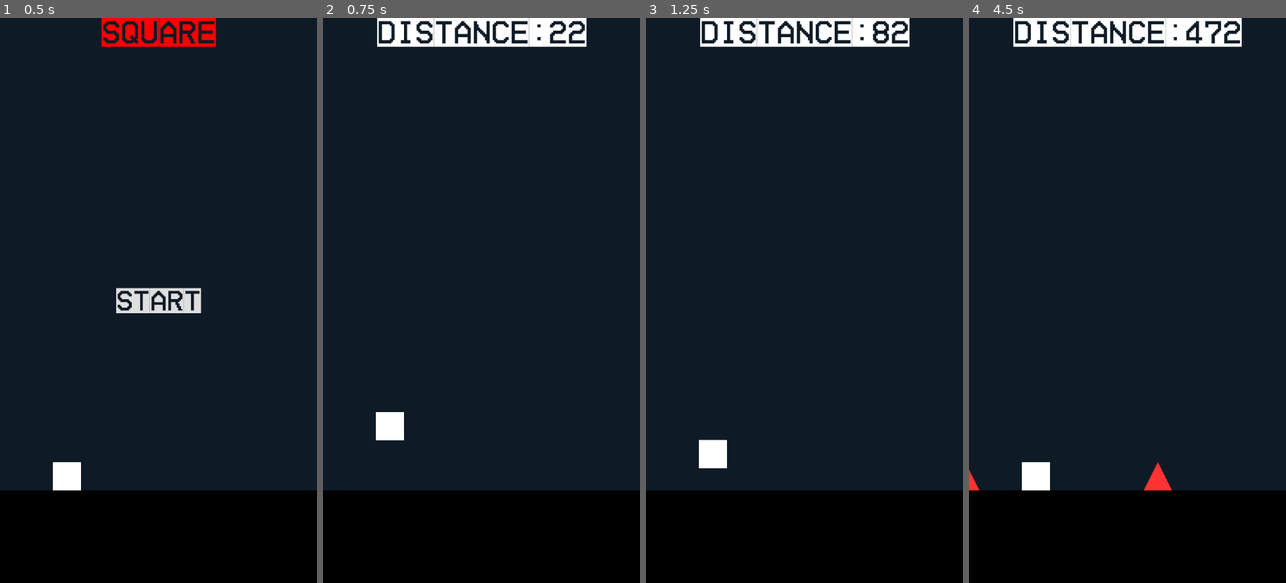
Above: before the commit, frames 1-4 (left to right).
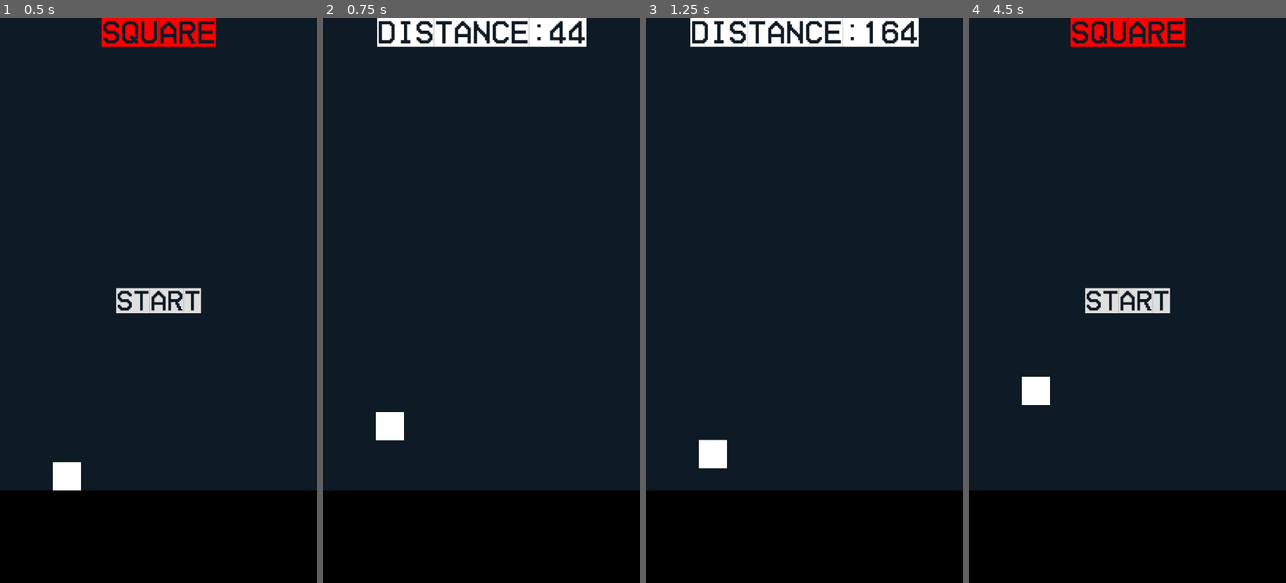
Above: after the commit, the same moments.

Repository: kelvin-kn/cheche
Game: Godot game, scene res://scenes/main.tscn
Same seed, same stepped clock (60 frames per second), same inputs: the game is played once before the commit and once after it.
Inputs (mouse positions are in pixels of both pictures, inside the frame that each line leads up to):
- Up to frame 1 (0.5 s): no input
- Up to frame 2 (0.75 s): click "START" at 0.5 s
- Up to frame 3 (1.25 s): no input
- Up to frame 4 (4.5 s): tap Space (jump) at 1.35, 1.52, 1.82, 2.1, 2.27, 2.57, 2.85, 3.6, 3.77, 4.07 s; click (1127, 300) at 4.25 s, where only the run after the commit has a clickable "RESTART"

Frame 1 is identical in both runs. In frame 2, 0.3% of the frame differs, in the area x 71-83%, y 0-5%; in frame 3, 1.8%; in frame 4, 5.2%, in the area x 0-87%, y 0-84%.

Commit message:
spike distance randomized, double jump added.

Diff:
--- a/scripts/main.gd
+++ b/scripts/main.gd
@@ -1,14 +1,18 @@
 extends Node2D
 
 const SAFE_BOTTOM_MARGIN : int = 150
+const MIN_SPIKE_SPACING := 300.0
+const MAX_SPIKE_SPACING := 450.0
+
 
 enum GameState { READY, RUNNING, DEAD }
 var state: GameState = GameState.READY
 
-var distance : = 0
+var distance : int = 0
 var world_speed : float = 280.0  # must match spike speed
-var rate : float = 0.5
 
+var distance_since_last_spike : float = 0.0
+var target_spike_distance : float = 0.0
 @export var base_speed : float = 300.0
 @export var max_speed := 700.0
 @export var speed_increase_per_1000 := 50.0
@@ -23,6 +27,7 @@
 @onready var ground: StaticBody2D = $Ground
 @onready var ground_collision_shape: CollisionShape2D = $Ground/CollisionShape2D
 @onready var ground_height : float = ground_collision_shape.shape.size.y
+
 
 func _ready():
 	position_ground()
@@ -43,12 +48,26 @@
 	delta = min(delta, 0.05)
 
 	if state == GameState.RUNNING:
-		distance += world_speed * delta * rate
+		update_spikes(delta)
+		distance += world_speed * delta
 		world_speed += 1 * delta
 		score_label.text = "DISTANCE:" + str(int(distance))
 
 		for spike in spawner.get_children():
 			spike.position.x -= get_current_speed() * delta
+
+func update_spikes(delta):
+	var speed := get_current_speed()
+	distance_since_last_spike += speed * delta
+
+	# scale spacing slightly by speed to keep difficulty consistent
+	var spacing_min := MIN_SPIKE_SPACING * (base_speed / speed)
+	var spacing_max := MAX_SPIKE_SPACING * (base_speed / speed)
+
+	if distance_since_last_spike >= target_spike_distance:
+		spawner.spawn_spike()
+		distance_since_last_spike = 0.0
+		target_spike_distance = randf_range(spacing_min, spacing_max)
 
 func enter_ready():
 	state = GameState.READY
@@ -63,6 +82,8 @@
 	restart.visible = false
 	title_label.visible = true
 	score_label.hide()
+
+	target_spike_distance = randf_range(MIN_SPIKE_SPACING,MAX_SPIKE_SPACING)
 
 func enter_running():
 	state = GameState.RUNNING
--- a/scripts/player.gd
+++ b/scripts/player.gd
@@ -3,6 +3,8 @@
 const GRAVITY : float = 1800.0
 const JUMP_FORCE : float = -700.0
 const MAX_FALL_SPEED : float = 1200.0
+
+var jump_count : int = 0
 
 @onready var spawner: Node2D = $"../Spawner"
 
@@ -10,19 +12,22 @@
 	reset()
 
 func _physics_process(delta):
-	# Clamp delta to avoid tab-switch exploits
 	delta = min(delta, 0.05)
 
-	# Apply gravity
-	if not is_on_floor():
+	# Reset jumps when grounded
+	if is_on_floor():
+		jump_count = 0
+	else:
 		velocity.y += GRAVITY * delta
 		velocity.y = min(velocity.y, MAX_FALL_SPEED)
 
-	# Jump input (tap or key)
-	if Input.is_action_just_pressed("jump") and is_on_floor():
+	# Jump (tap or key)
+	if Input.is_action_just_pressed("jump") and jump_count < 2:
 		velocity.y = JUMP_FORCE
+		jump_count += 1
 
 	move_and_slide()
+
 
 func reset():
 	var viewport_height = get_viewport_rect().size.y
--- a/scripts/spawner.gd
+++ b/scripts/spawner.gd
@@ -18,10 +18,10 @@
 		return
 	delta = min(delta, 0.05)
 	timer += delta
-
-	if timer >= interval:
-		timer = 0
-		spawn_spike()
+#
+	#if timer >= interval:
+		#timer = 0
+		#spawn_spike()
 
 func spawn_spike():
 	var spike = spike_scene.instantiate()
